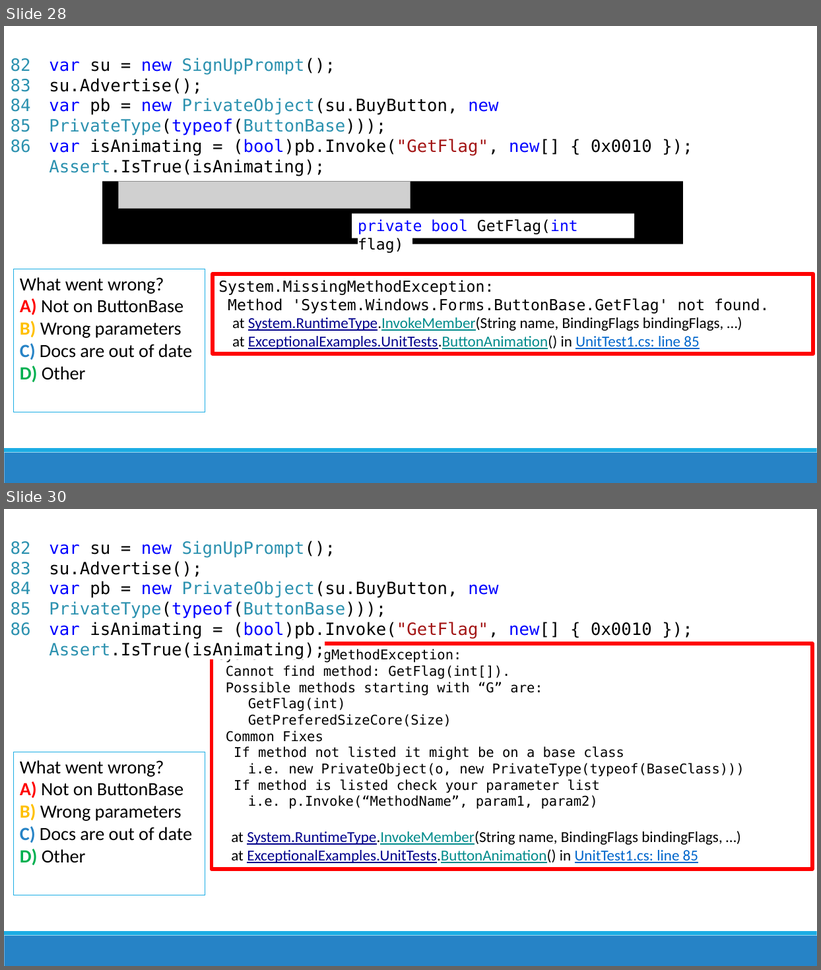
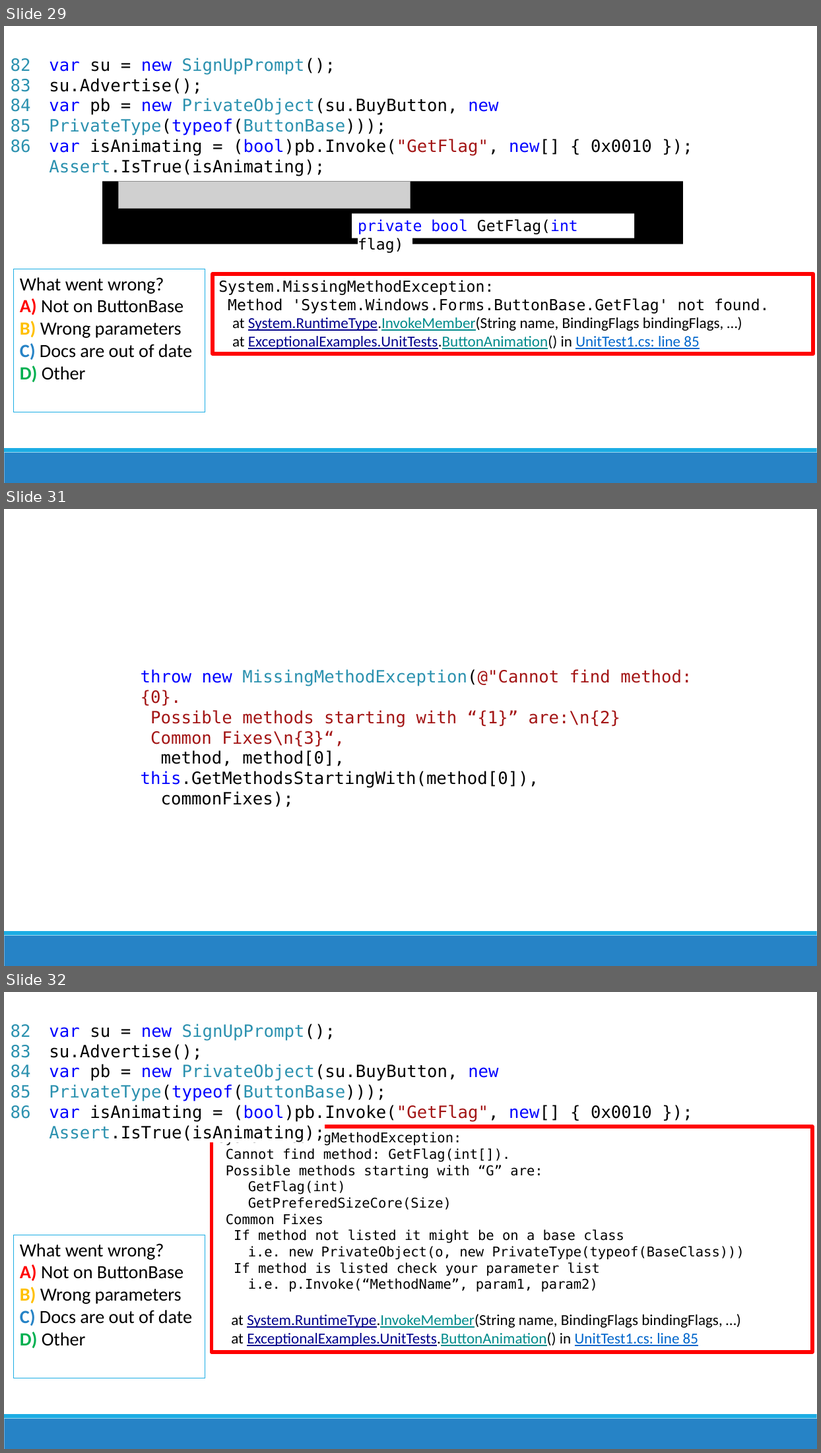
Before and after one commit to jamesrcounts/ExceptionalTalk, a slide deck: Exceptional Exceptions.pptx. Shown one above the other, each under a label of ours: slides 28 and 30 before the commit, slides 29, 31 and 32 after it; the slides between them are not shown. The pictures are 821x970 and 821x1453 pixels, drawn with LibreOffice and Linux fonts; fonts in the diff are those of the drawing; grey boxes stand for pictures. Boxes give left, top, right and bottom in pixels: in the first picture for what was removed or moved away, otherwise in the second. Text is boxed around its words. In the diff, an @@ line names an element or a change of style, - is before the commit and + after.

Commit message:
Updated exception slides

```diff
--- a/Exceptional Exceptions.pptx
+++ b/Exceptional Exceptions.pptx
@@ slide 31 added at (4,509,817,966), background #FFFFFF; not listed: 2 template elements that a slide beside it also shows @@
@@ text added at (141,669,692,807), 20 pt, text #A31515 @@
+throw new MissingMethodException(@"Cannot find method: {0}.
+Possible methods starting with “{1}” are:\n{2}
+Common Fixes\n{3}“,
+method, method[0], this.GetMethodsStartingWith(method[0]),
+commonFixes);
@@ what was slide 28 is now slide 29 @@
@@ what was slide 30 is now slide 32 @@
```
Also in this commit, not shown: 3 slides changed, 2 other slides added, 5 other files.
